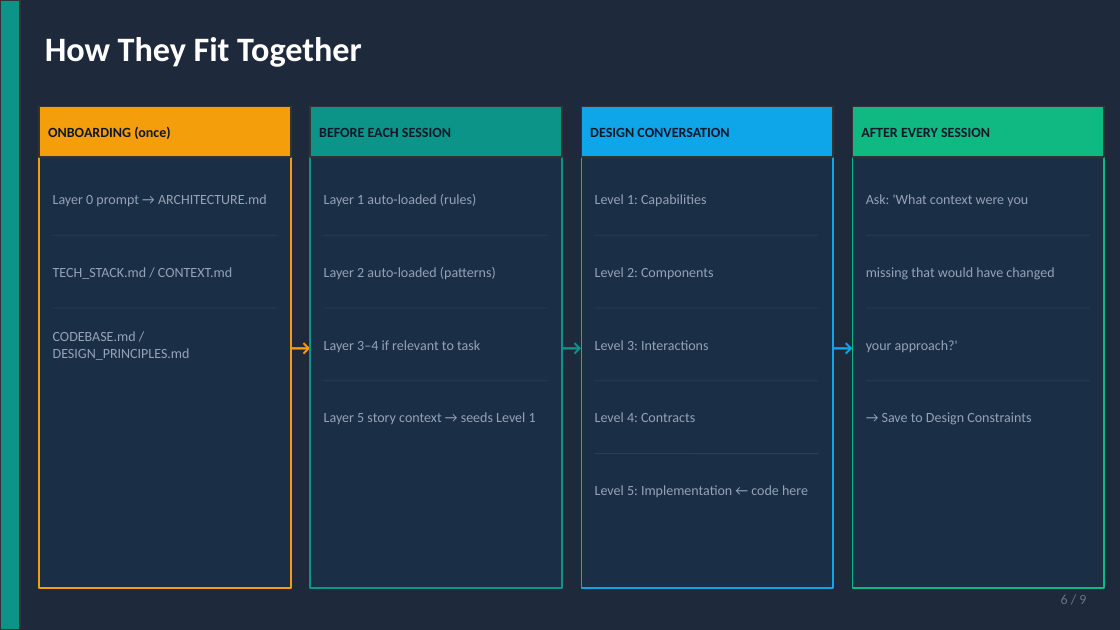
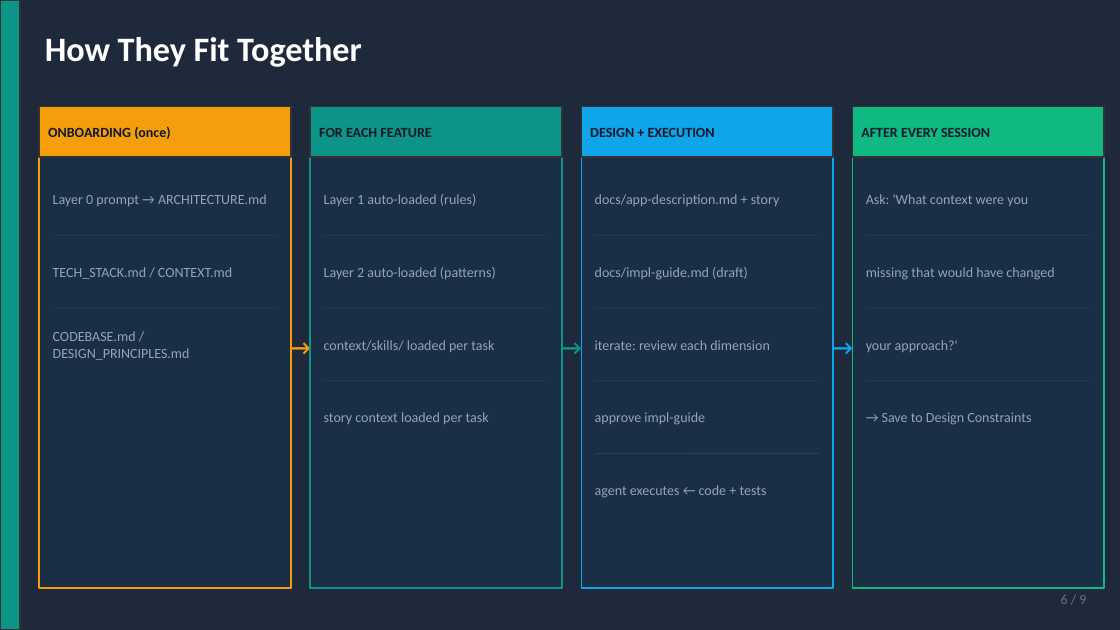
Before and after one commit to andresdiegolanda/design-first-ai, a slide deck: slide 6 of docs/design-first-ai.pptx. Drawn at 1120x630 pixels with LibreOffice and Linux fonts; fonts in the diff are those of the drawing. Boxes give left, top, right and bottom in pixels: in the first picture for what was removed or moved away, otherwise in the second. Text is boxed around its words. In the diff, an @@ line names an element or a change of style, - is before the commit and + after.

Commit message:
docs: update presentation for framework restructure
Slide 1 — Attribution includes Context Anchoring (third Garg pattern).

Slide 3 — Rewritten as three-column layout:
  Knowledge Priming (teal) / Design-First Collaboration (blue) /
  Context Anchoring (violet). Each card describes the pattern,
  its subtitle, and its key mechanism.

Slide 5 — Rule label updated from 'no code until Level 5 is
  approved' to 'design before code' (document-driven model).

Slide 6 — Four-column flow updated for document-driven workflow:
  ONBOARDING (once) / FOR EACH FEATURE / DESIGN + EXECUTION /
  AFTER EVERY SESSION. Column 3 now shows the three-step workflow:
  app-description + story / impl-guide draft / iterate each
  dimension / approve / agent executes.

Slide 8 — Three stale references fixed:
  guides/adoption.md → context/README.md
  levels/master-prompt.md → docs/design-workflow.md
  examples/01-rag-endpoint → examples/01-spring-mvc

Slide 9 — 'Five conversation levels' → 'Document-driven workflow'.
  GitHub URL placeholder replaced with real repo URL.

```diff
--- a/docs/design-first-ai.pptx
+++ b/docs/design-first-ai.pptx
@@ text at [319,128,431,137]: text changed @@
-BEFORE EACH SESSION
+FOR EACH FEATURE
@@ text at [590,128,715,137]: text changed @@
-DESIGN CONVERSATION
+DESIGN + EXECUTION
@@ text at [595,194,780,206]: text changed @@
-Level 1: Capabilities
+docs/app-description.md + story
@@ text at [595,267,748,280]: text changed @@
-Level 2: Components
+docs/impl-guide.md (draft)
@@ text at [324,340,494,352]: text changed @@
-Layer 3–4 if relevant to task
+context/skills/ loaded per task
@@ text at [595,340,770,350]: text changed @@
-Level 3: Interactions
+iterate: review each dimension
@@ text at [324,412,489,424]: text changed @@
-Layer 5 story context → seeds Level 1
+story context loaded per task
@@ text at [595,412,705,425]: text changed @@
-Level 4: Contracts
+approve impl-guide
@@ text at [595,485,767,498]: text changed @@
-Level 5: Implementation ← code here
+agent executes ← code + tests
```
Also in this commit, not shown: 5 other slides changed.
